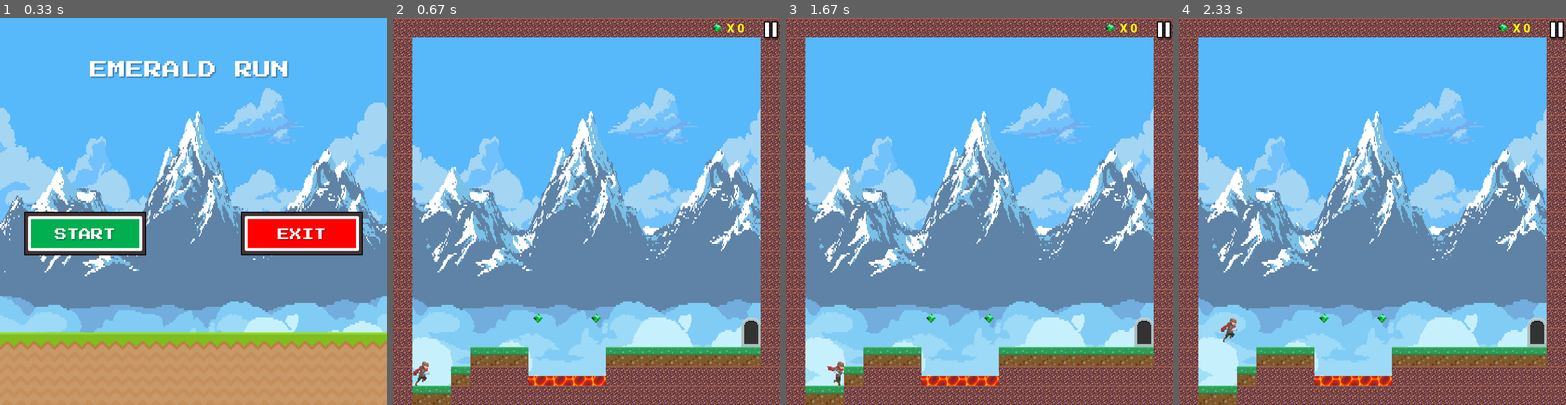
Above: before the commit, frames 1-4 (left to right).
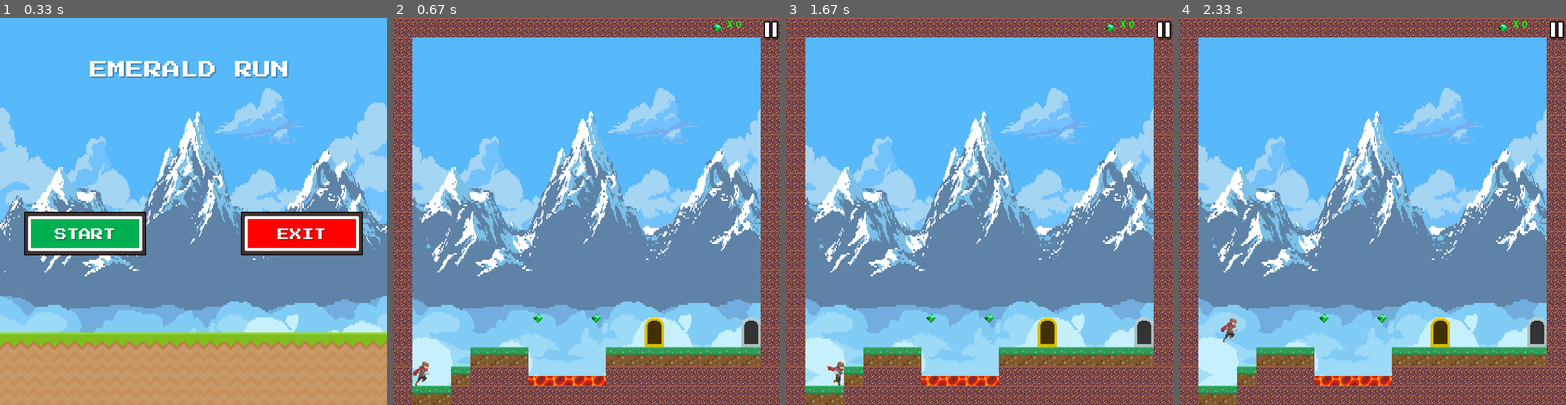
Above: after the commit, the same moments.

Repository: AndreBilley/Pygame-Platfomer
Game: pygame game, started from Nea_main.py
Two runs of this game, one before a commit and one after it. Both use one fixed random seed, a clock stepped at 60 frames per second and the inputs below.
Inputs (mouse positions are in pixels of both pictures, inside the frame that each line leads up to):
- Up to frame 1 (0.33 s): no input
- Up to frame 2 (0.67 s): click (478, 234) at 0.38 s
- Up to frame 3 (1.67 s): click (1165, 29) at 0.72 s; click (871, 234) at 1.22 s; hold Right from 1.5 s (still down)
- Up to frame 4 (2.33 s): release Right at 1.97 s; hold Up 2-2.3 s

Frame 1 is identical in both runs. In frame 2, 0.4% of the frame differs, in the area x 65-91%, y 0-85%; in frame 3, 0.4%; in frame 4, 0.4%.

Commit message:
Gold exit added

Diff:
--- a/Globals.py
+++ b/Globals.py
@@ -16,15 +16,14 @@
 lava_group = pygame.sprite.Group()
 emerald_group = pygame.sprite.Group()
 exit_group = pygame.sprite.Group()
+gold_exit_group = pygame.sprite.Group()
 # GUI configuration
 red = (255, 0, 0)
 green = (0, 255, 0)
 blue = (0, 0, 255)
 white = (255, 255, 255)
-yellow = (255,255,0)
+yellow = (255,215,0)
 text_font = "Nea_game_files/Map/PressStart2P.ttf"
-UI_font = "Nea_game_files/Map/Roboto.ttf"
-UI_font_size = 25
-font_size = 70
-text_font = pygame.font.Font(text_font, font_size)
-UI_font = pygame.font.Font(UI_font, UI_font_size)
+text_font_size = 70
+text_font = pygame.font.Font(text_font, text_font_size)
+UI_font = pygame.font.SysFont('Bauhaus 93', 30)
--- a/Nea_main.py
+++ b/Nea_main.py
@@ -57,7 +57,8 @@
     enemy_group.empty()
     lava_group.empty()
     exit_group.empty()
-    emerald_group.empty()
+    gold_exit_group.empty()
+    # emerald_group.empty()
     if path.exists(f'level{level}_data'):
         pickle_in = open(f'level{level}_data', 'rb')
         world_data = pickle.load(pickle_in)
@@ -68,7 +69,6 @@
 def main_menu():
     global start_screen
     global run
-    # global emerald_group
     screen.blit(title_img, (screen_width/2-261.5, 40))
     screen.blit(ground_img, (0, 650))
     if start_button.draw():
@@ -106,7 +106,7 @@
     # Check for collision with emerald
     if pygame.sprite.spritecollide(player, emerald_group, True):
         emeralds += 1
-    draw_text('X ' + str(emeralds), 'UI', yellow, screen_width - 110, 6)
+    draw_text('X ' + str(emeralds), 'UI', green, screen_width - 110, 4)
 
 
 
@@ -152,8 +152,13 @@
                 run = False
 
         # If player has completed level
-        if game_cond == 1:
-            level += 1
+        if game_cond == 1 or game_cond == 3:
+            # regular exit
+            if game_cond == 1:
+                level += 1
+            # gold exit
+            if game_cond == 3:
+                level += 2
             if level <= max_levels:
                 # reset level
                 world_data = []
@@ -167,6 +172,7 @@
                     level = 1
                     # reset level
                     world_data = []
+                    bg_img = mountains_img
                     world = reset_level(level, world)
                     game_cond = 0
                     emeralds = 0
@@ -177,6 +183,7 @@
         lava_group.draw(screen)
         emerald_group.draw(screen)
         exit_group.draw(screen)
+        gold_exit_group.draw(screen)
         pause_button.draw()
         game_cond = player.update(game_cond, world)
 
--- a/Player_Class.py
+++ b/Player_Class.py
@@ -7,11 +7,12 @@
         self.reset(x, y, world)
 
 
-    def update(self, game_over, world):
+    def update(self, game_cond, world):
+        global level
         dx,dy = 0,0
         walk_cooldown = 4
 
-        if game_over == 0:
+        if game_cond == 0:
     ################## -Controls- ##################
             key = pygame.key.get_pressed()
 
@@ -92,25 +93,28 @@
 
             # Check for collision with enemies
             if pygame.sprite.spritecollide(self, enemy_group, False):
-                game_over = -2
+                game_cond = -2
             # Check for collision with lava
             if pygame.sprite.spritecollide(self, lava_group, False):
-                game_over = -1
+                game_cond = -1
             # Check for collision with exit
             if pygame.sprite.spritecollide(self, exit_group, False):
-                game_over = 1
+                game_cond = 1
+            # Check for collision with gold exit
+            if pygame.sprite.spritecollide(self, gold_exit_group, False):
+                game_cond = 3
             #~~~~~~~~~~~~~~~~~~~~~~~~~~~~~~~~~~#
 
             # Update player coodinates
             self.rect.x += dx
             self.rect.y += dy
 
-        elif game_over == -1: # If touching lava, character's soul will ascend
+        elif game_cond == -1: # If touching lava, character's soul will ascend
             self.image = self.dead
             if self.rect.y > -40:
                 self.rect.y -= 5
 
-        elif game_over == -2: # If touching enemy, character's soul will descend
+        elif game_cond == -2: # If touching enemy, character's soul will descend
             self.image = self.dead
             if self.rect.y < 800:
                 self.rect.y += 5
@@ -119,7 +123,7 @@
         screen.blit(self.image, self.rect)
         # pygame.draw.rect(screen, (255,255,255), self.rect, 2,)
 
-        return game_over
+        return game_cond
 
     def reset(self, x, y, world):
         self.images_right = []
--- a/Pygame Level Editor.py
+++ b/Pygame Level Editor.py
@@ -31,7 +31,8 @@
 platform_y_img = pygame.image.load('img/platform_y.png')
 lava_img = pygame.image.load('Nea_game_files/Map/lava.png')
 emerald_img = pygame.image.load('Nea_game_files/Map/Emerald.png')
-exit_img = pygame.image.load('img/exit.png')
+exit_img = pygame.image.load('Nea_game_files/Map/exit.png')
+gold_exit_img = pygame.image.load('Nea_game_files/Map/exit2.png')
 save_img = pygame.image.load('Nea_game_files/Buttons/Save_BTN.png')
 save_img = pygame.transform.scale(save_img, (168,60.7))
 load_img = pygame.image.load('Nea_game_files/Buttons/Load_BTN.png')
@@ -104,16 +105,19 @@
 					#sign
 					img = pygame.transform.scale(emerald_forest_sign, (tile_size * 1.5, tile_size * 1.5))
 					screen.blit(img, (col * tile_size, row * tile_size - 20))
-
 				if world_data[row][col] == 7:
 					#emerald
 					img = pygame.transform.scale(emerald_img, (tile_size // 2, tile_size // 2))
 					screen.blit(img, (col * tile_size + (tile_size // 4), row * tile_size + (tile_size // 4)))
 				if world_data[row][col] == 8:
+					#gold exit
+					img = pygame.transform.scale(gold_exit_img, (tile_size, int(tile_size * 1.5)))
+					screen.blit(img, (col * tile_size, row * tile_size - (tile_size // 2)))
+				if world_data[row][col] == 9:
 					#horizontally moving platform
 					img = pygame.transform.scale(platform_x_img, (tile_size, tile_size // 2))
 					screen.blit(img, (col * tile_size, row * tile_size))
-				if world_data[row][col] == 9:
+				if world_data[row][col] == 10:
 					#vertically moving platform
 					img = pygame.transform.scale(platform_y_img, (tile_size, tile_size // 2))
 					screen.blit(img, (col * tile_size, row * tile_size))
--- a/World_Class.py
+++ b/World_Class.py
@@ -54,6 +54,10 @@
                     emerald = Emerald(col_count * tile_size + (tile_size / 2), row_count * tile_size + (tile_size / 2))
                     emerald_group.add(emerald)
 
+                if tile == 8:
+                    gold_exit = Gold_Exit(col_count * tile_size, row_count * tile_size - (tile_size/2))
+                    gold_exit_group.add(gold_exit)
+
                 col_count += 1
             row_count += 1
 
@@ -99,6 +103,10 @@
     def __init__(self, x, y):
         super().__init__('Nea_game_files/Map/exit.png', x, y, tile_size, tile_size * 1.5)
 
+class Gold_Exit(Entity):
+    def __init__(self, x, y):
+        super().__init__('Nea_game_files/Map/exit2.png', x, y, tile_size, tile_size * 1.5)
+
 class Button():
     def __init__(self, x, y, image):
         self.image = image
Binary file changed: level1_data
